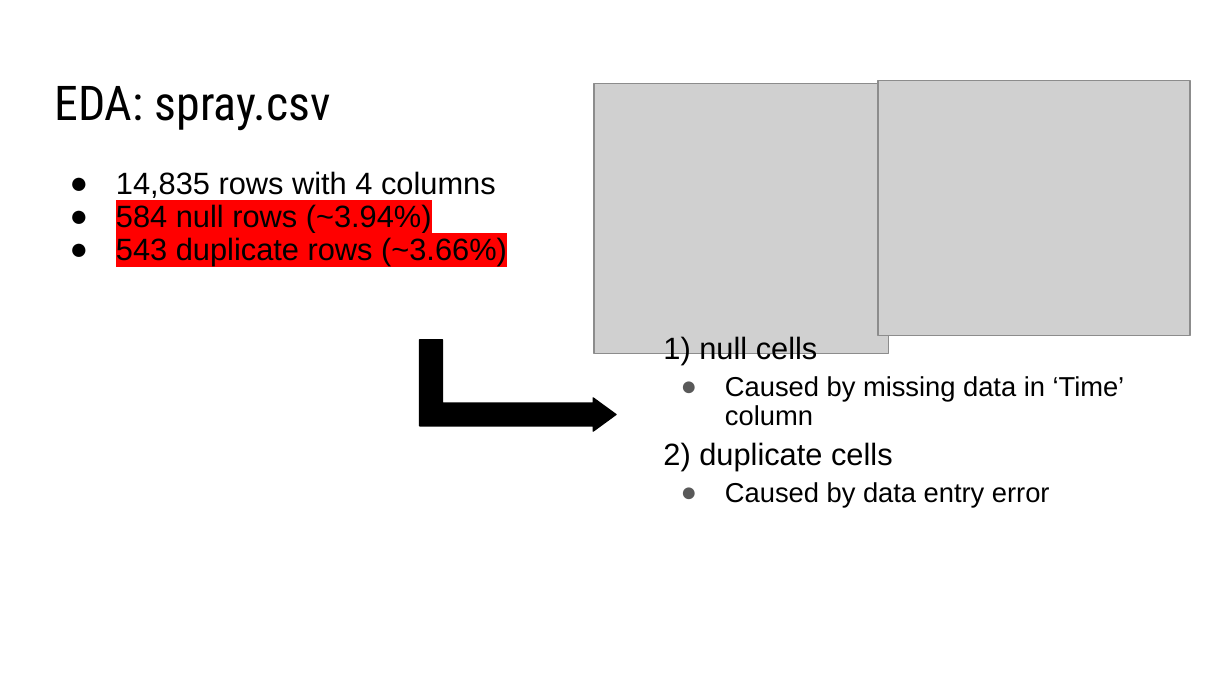
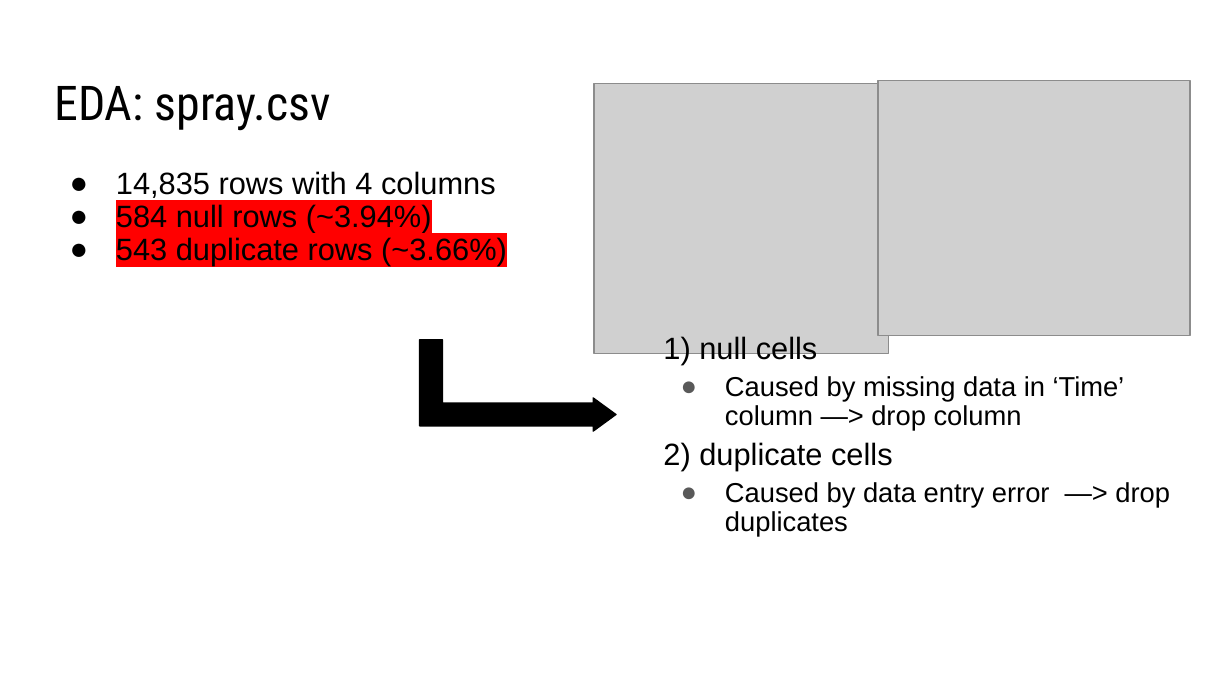
Before and after one commit to zzeniale/West-Nile-Virus-prediction, a slide deck: slide 10 of group_presentation.pptx. Drawn at 1232x693 pixels with LibreOffice and Linux fonts; fonts in the diff are those of the drawing; grey boxes stand for pictures. Boxes give left, top, right and bottom in pixels: in the first picture for what was removed or moved away, otherwise in the second. Text is boxed around its words. In the diff, an @@ line names an element or a change of style, - is before the commit and + after.

```diff
--- a/group_presentation.pptx
+++ b/group_presentation.pptx
@@ text at (x1=725, y1=376, x2=1125, y2=431): text changed @@
-● Caused by missing data in ‘Time’ column
+● Caused by missing data in ‘Time’ column —> drop column
@@ text at (x1=725, y1=482, x2=1170, y2=537): text changed @@
-● Caused by data entry error
+● Caused by data entry error —> drop duplicates
```
Also in this commit, not shown: 11 other slides changed, 3 slides added, 3 slides removed.
